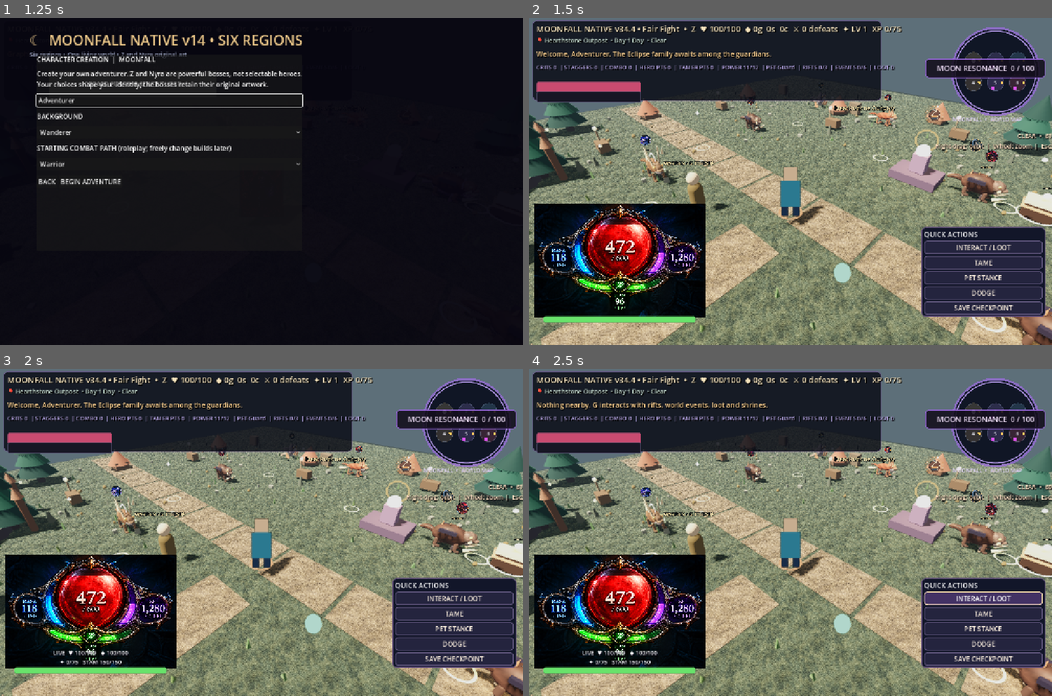
Above: before the commit, frames 1-4 (two rows, left to right).
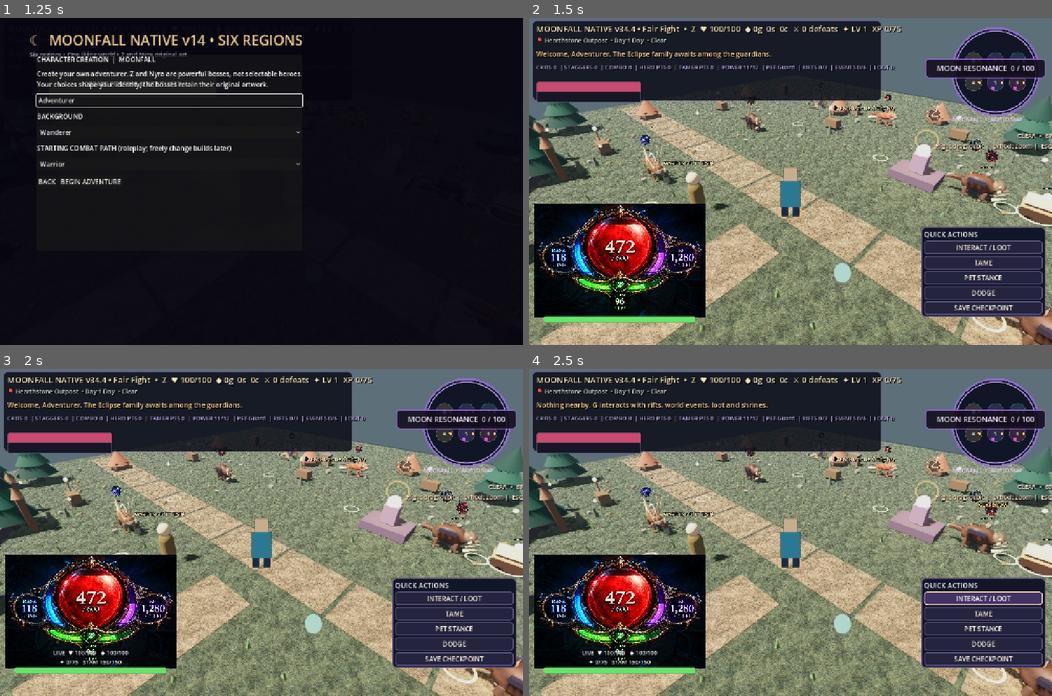
Above: after the commit, the same moments.

Repository: ericgantor-cyber/Moonfall
Game: Godot game, scene res://scenes/main.tscn
Two runs of this game, one before a commit and one after it. Both use one fixed random seed, a clock stepped at 60 frames per second and the inputs below.
Inputs:
- Up to frame 1 (1.25 s): click "CREATE CUSTOM ADVENTURER" at 0.5 s
- Up to frame 2 (1.5 s): click "BEGIN ADVENTURE" at 1.25 s
- Up to frame 3 (2 s): no input
- Up to frame 4 (2.5 s): click "INTERACT / LOOT" at 2 s

Frame 1 is identical in both runs. In frame 2, 0.2% of the frame differs, in the area x 41-57%, y 24-64%; in frame 3, 0.2%; in frame 4, 0.2%, in the area x 41-92%, y 24-64%.

Commit message:
fix: use separate adventurer sprite without replacing original hero textures

Diff:
--- a/godot-v38/scripts/native_v38_0.gd
+++ b/godot-v38/scripts/native_v38_0.gd
@@ -13,6 +13,7 @@
 var v399_style:OptionButton
 var v399_hero:String="z"
 var v399_identity:Dictionary={}
+var v400_adventurer_sprite:Sprite3D
 
 const V383_BENCHMARK:=preload("res://scripts/systems/combat_benchmark_v383.gd")
 const V384_RINGS:=preload("res://scripts/systems/vitals_rings_v384.gd")
@@ -92,8 +93,15 @@
  for y in range(39,47):
   for x in range(8,14):art.set_pixel(x,y,Color(0.14,0.20,0.30))
   for x in range(18,24):art.set_pixel(x,y,Color(0.14,0.20,0.30))
- hero_sprite.texture=ImageTexture.create_from_image(art)
- hero_sprite.pixel_size=2.65/48.0
+ if not is_instance_valid(v400_adventurer_sprite):
+  v400_adventurer_sprite=Sprite3D.new()
+  v400_adventurer_sprite.name="CustomAdventurerAppearance"
+  hero_sprite.get_parent().add_child(v400_adventurer_sprite)
+  v400_adventurer_sprite.position=hero_sprite.position
+  v400_adventurer_sprite.billboard=BaseMaterial3D.BILLBOARD_ENABLED
+ v400_adventurer_sprite.set_texture(ImageTexture.create_from_image(art))
+ v400_adventurer_sprite.pixel_size=2.65/48.0
+ hero_sprite.visible=false
 
 func _v399_open_creator(selected:String)->void:
  v399_hero="adventurer"
